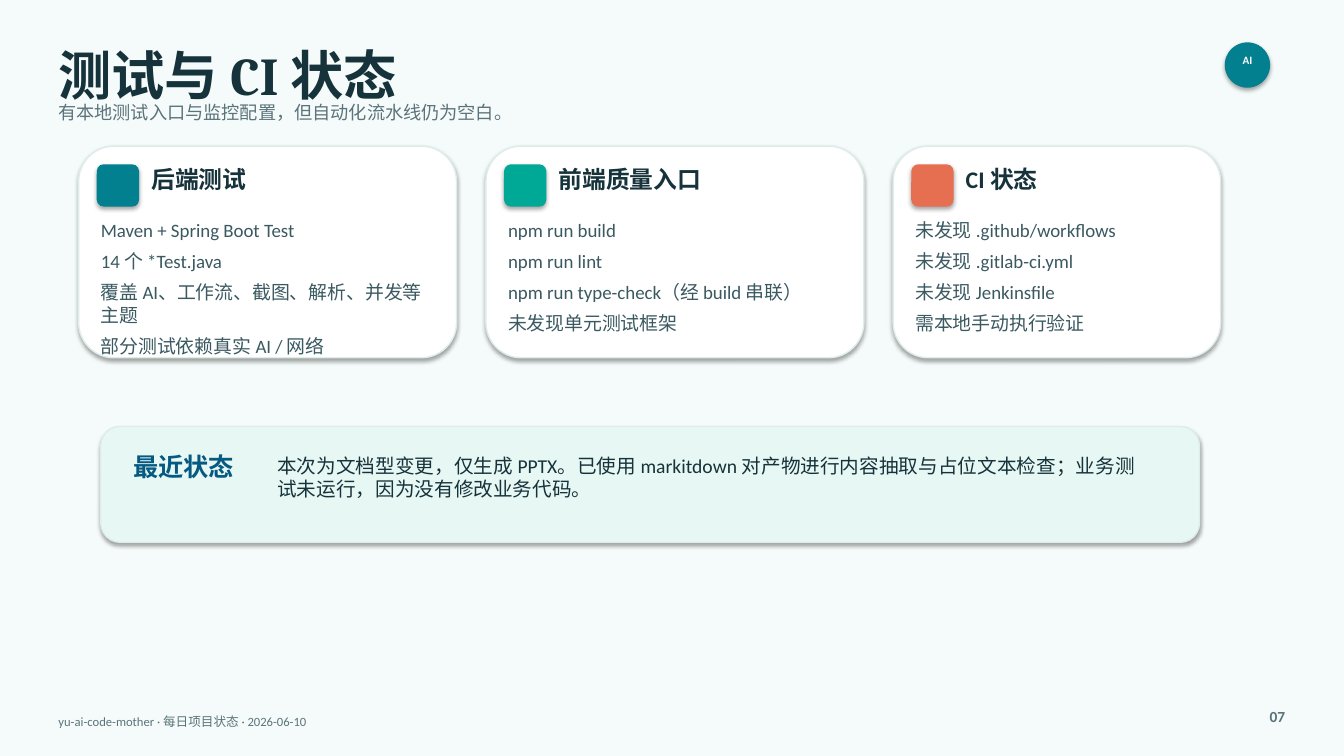
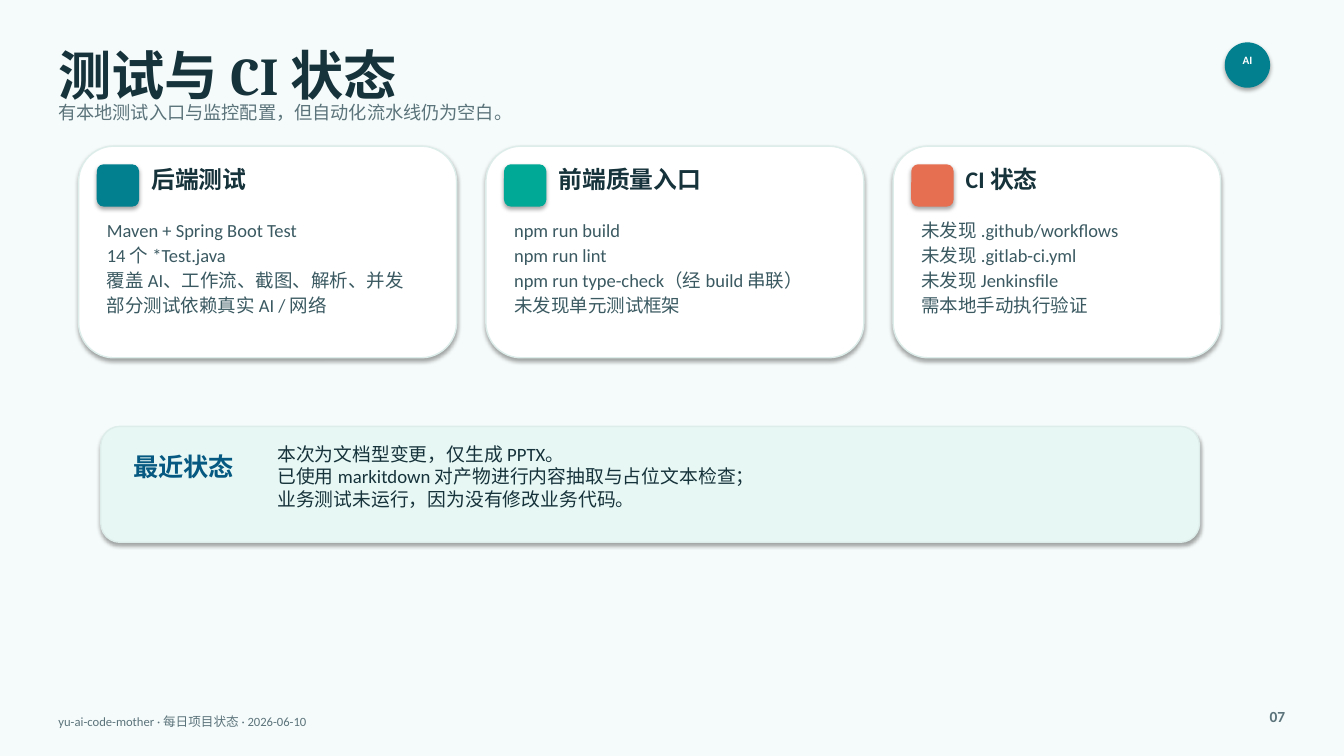
Before and after one commit to liyupi/yu-ai-code-mother, a slide deck: slide 7 of docs/reports/project-status-2026-06-10.pptx. Drawn at 1344x756 pixels with LibreOffice and Linux fonts; fonts in the diff are those of the drawing. Boxes give left, top, right and bottom in pixels: in the first picture for what was removed or moved away, otherwise in the second. Text is boxed around its words. In the diff, an @@ line names an element or a change of style, - is before the commit and + after.

```diff
--- a/docs/reports/project-status-2026-06-10.pptx
+++ b/docs/reports/project-status-2026-06-10.pptx
@@ text at [107, 224, 327, 314]: size 13.5 to 13.2 pt in "Maven + Spring Boot Test", "14 个 *Test.java", "部分测试依赖真实 AI / 网络"; less space between paragraphs @@
@@ text "npm run build" at [514, 224, 802, 314]: size 13.5 to 13.2 pt; less space between paragraphs @@
@@ text "未发现 .github/workflows" at [921, 221, 1118, 314]: size 13.5 to 13.2 pt; less space between paragraphs @@
@@ text at [107, 271, 404, 289]: text changed; size 13.5 to 13.2 pt @@
-覆盖 AI、工作流、截图、解析、并发等主题
+覆盖 AI、工作流、截图、解析、并发
@@ text at [277, 445, 755, 508]: text changed; size 14 to 13.4 pt @@
-本次为文档型变更，仅生成 PPTX。已使用 markitdown 对产物进行内容抽取与占位文本检查；业务测试未运行，因为没有修改业务代码。
+本次为文档型变更，仅生成 PPTX。
+已使用 markitdown 对产物进行内容抽取与占位文本检查；
+业务测试未运行，因为没有修改业务代码。
```
Also in this commit, not shown: 10 other slides changed.
